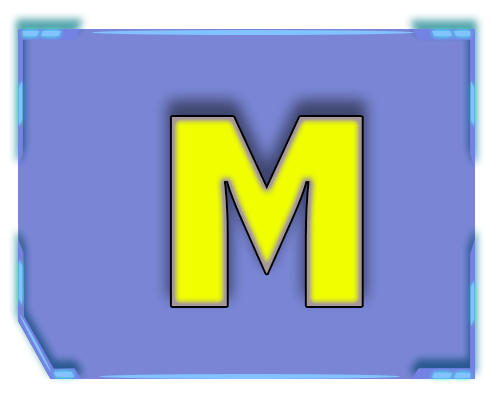
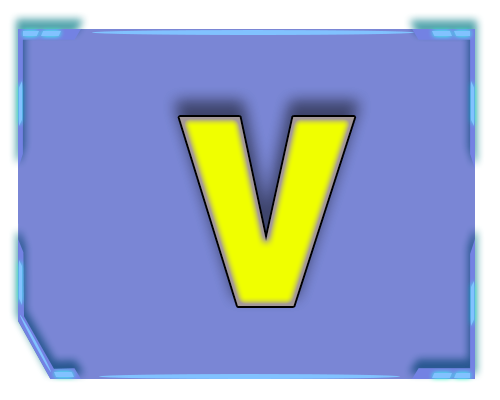
Revision of a layered 500 × 400 image; what changed, layer by layer:
renamed "M" to "V", painted on it over [171,117,362,306]
